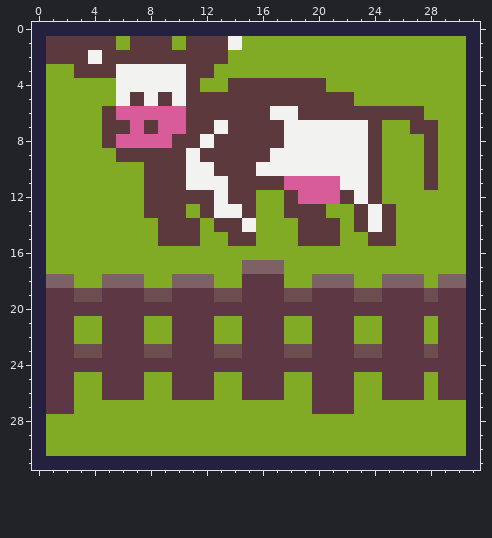
Pixel-art sprite, stored at Assets/Sprites/shop-icon-cow-farm-sheet.png. Above: the version before the commit.
The file is 32x32 pixels.
Now the later version:
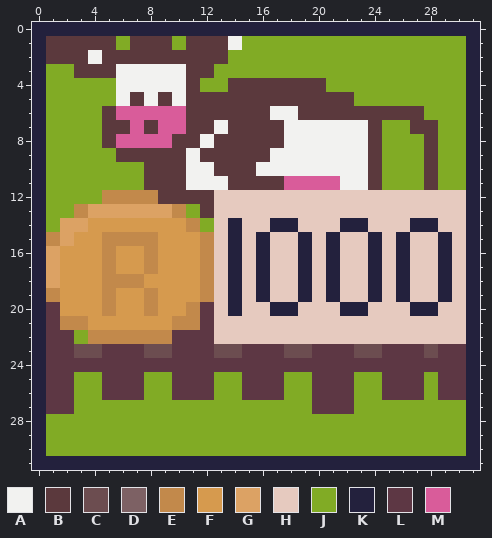
Palette (. is transparent): A #f2f2f0  B #5b393d  C #6c4d50  D #7d6164  E #c2894b  F #d69a4e  G #dca264  H #e6cabf  J #81ab25  K #23213d  L #5d3744  M #d95c9a
Changes in this commit:
y 12: x 5..8 JJJB -> EEEE; x 13..30 ABBJJBMMMBABJJJJJJ -> HHHHHHHHHHHHHHHHHH
y 13: x 3..10 JJJJJBBB -> EGGGGGGE; x 13..30 AABJJBBBJJBABJJJJJ -> HHHHHHHHHHHHHHHHHH
y 14: x 2..11 JJJJJJJBBB -> GGFFFFFFFE; x 13..30 BBAJJJBBBJBABJJJJJ -> HKHHKKHHHKKHHHKKHH
y 15: x 1..30 JJJJJJJJBBBJJBBJJJBBBJJBBJJJJJ -> EGFFEEEEFFFEHKHKHHKHKHHKHKHHKH
y 16: x 1..30 JJJJJJJJJJJJJJJJJJJJJJJJJJJJJJ -> GFFFEFFEFFFEHKHKHHKHKHHKHKHHKH
y 17: x 1..30 JJJJJJJJJJJJJJDDDJJJJJJJJJJJJJ -> GFFFEFFEFFFEHKHKHHKHKHHKHKHHKH
y 18: x 1..30 DDJJDDDJJDDDJJLLLJJDDDJJDDDJDD -> GFFFEEEFFFFEHKHKHHKHKHHKHKHHKH
y 19: x 1..30 LLCCLLLCCLLLCCLLLCCLLLCCLLLCLL -> EFFFEFFEFFFEHKHKHHKHKHHKHKHHKH
y 20: x 2..11 LLLLLLLLLL -> FFFEFFEFFE; x 13..30 LLLLLLLLLLLLLLLLLL -> HKHHKKHHHKKHHHKKHH
y 21: x 2..11 LJJLLLJJLL -> EEFFFFFFEE; x 13..30 JJLLLJJLLLJJLLLJLL -> HHHHHHHHHHHHHHHHHH
y 22: x 4..9 JLLLJJ -> EEEEEE; x 13..30 JJLLLJJLLLJJLLLJLL -> HHHHHHHHHHHHHHHHHH
Where, in picture pixels (left, top, right, bottom), the same in both pictures:
changed: (46, 190, 466, 344)
